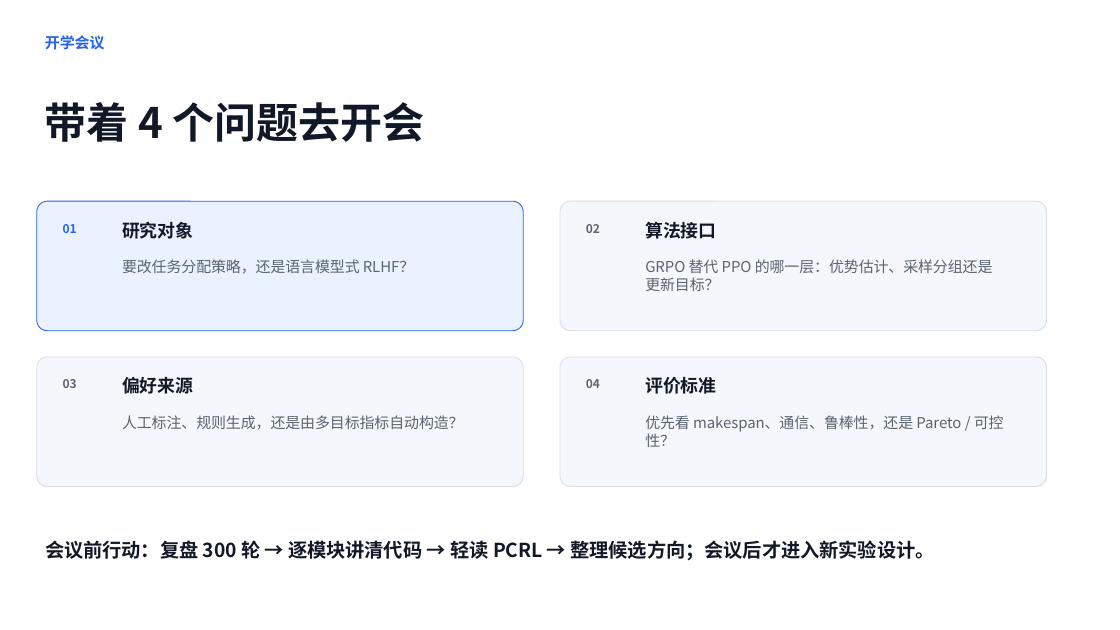
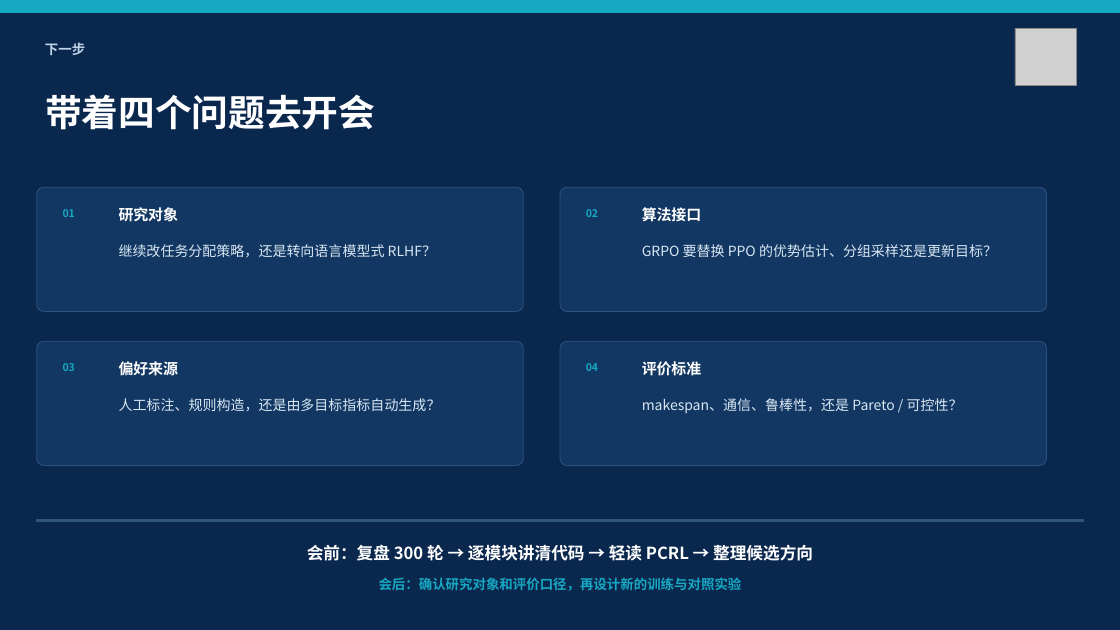
Before and after one commit to Battleplus/GPPO, a slide deck: slide 15 of deliverables/meeting_prep/GPPO_开学汇报_第一篇论文复现与GRPO展望.pptx (slide 13 before the commit). Drawn at 1120x630 pixels with LibreOffice and Linux fonts; fonts in the diff are those of the drawing; grey boxes stand for pictures. Boxes give left, top, right and bottom in pixels: in the first picture for what was removed or moved away, otherwise in the second. Text is boxed around its words. In the diff, an @@ line names an element or a change of style, - is before the commit and + after.

Commit message:
redesign opening report in NEU defense style

```diff
--- a/deliverables/meeting_prep/GPPO_开学汇报_第一篇论文复现与GRPO展望.pptx
+++ b/deliverables/meeting_prep/GPPO_开学汇报_第一篇论文复现与GRPO展望.pptx
@@ background #FFFFFF to #0A274E @@
@@ rectangle added at (0, 0, 1120, 13), fill #17A9C3, outline #17A9C3 0.75 pt @@
@@ picture added at (1015, 29, 1076, 86) @@
@@ text removed at (45, 35, 104, 50) @@
-开学会议
@@ text added at (45, 42, 85, 55), 11.5 pt, text #BFD4E8, bold @@
+下一步
@@ text at (45, 94, 375, 130): text changed; size 36 to 31.5 pt; text colour #111827 to #FFFFFF @@
-带着 4 个问题去开会
+带着四个问题去开会
@@ rounded rectangle: place and size @@
-rounded rectangle at (37, 202, 523, 331)
+rounded rectangle at (37, 187, 523, 312)
@@ rounded rectangle at (37, 187, 523, 312): fill #EAF1FF to #123762; outline #2563EB 0.75 pt to #2B527E 0.75 pt; proportions changed @@
@@ text "01" at (63, 209, 75, 217): size 10.3 to 9 pt, text colour #2563EB to #17A9C3 @@
@@ text "研究对象": place and size @@
-text "研究对象" at (122, 222, 193, 239)
+text "研究对象" at (119, 207, 178, 222)
@@ rounded rectangle: place and size @@
-rounded rectangle at (560, 202, 1047, 331)
+rounded rectangle at (560, 187, 1047, 312)
@@ text "算法接口": place and size @@
-text "算法接口" at (645, 221, 716, 239)
+text "算法接口" at (642, 207, 701, 222)
@@ text at (119, 244, 436, 258): text changed; size 12.8 to 12 pt; text colour #5B6472 to #D8E6F3 @@
-要改任务分配策略，还是语言模型式 RLHF？
+继续改任务分配策略，还是转向语言模型式 RLHF？
@@ text at (642, 244, 997, 257): text changed; size 12.8 to 12 pt; text colour #5B6472 to #D8E6F3 @@
-GRPO 替代 PPO 的哪一层：优势估计、采样分组还是更新目标？
+GRPO 要替换 PPO 的优势估计、分组采样还是更新目标？
@@ rounded rectangle: place and size @@
-rounded rectangle at (37, 357, 523, 486)
+rounded rectangle at (37, 341, 523, 465)
@@ size 15.2 to 12.8 pt, text colour #111827 to #FFFFFF in 4 elements at (642, 207, 701, 222), (119, 207, 178, 222), (642, 361, 701, 376), (119, 361, 178, 376) @@
@@ text "偏好来源": place and size @@
-text "偏好来源" at (122, 377, 193, 394)
+text "偏好来源" at (119, 361, 178, 376)
@@ fill #F4F7FB to #123762; outline #D7DEE8 0.75 pt to #2B527E 0.75 pt; proportions changed in 3 elements at (560, 187, 1047, 312), (37, 341, 523, 465), (560, 341, 1047, 465) @@
@@ rounded rectangle: place and size @@
-rounded rectangle at (560, 357, 1047, 486)
+rounded rectangle at (560, 341, 1047, 465)
@@ 4 texts: place and size @@
-4 texts at (63, 224, 600, 388)
+4 texts at (63, 209, 598, 371)
@@ size 10.3 to 9 pt, text colour #5B6472 to #17A9C3 in 3 elements at (586, 209, 598, 217), (63, 363, 75, 371), (586, 363, 598, 371) @@
@@ text "评价标准": place and size @@
-text "评价标准" at (645, 377, 716, 394)
+text "评价标准" at (642, 361, 701, 376)
@@ text at (119, 398, 441, 411): text changed; size 12.8 to 12 pt; text colour #5B6472 to #D8E6F3 @@
-人工标注、规则生成，还是由多目标指标自动构造？
+人工标注、规则构造，还是由多目标指标自动生成？
@@ text at (642, 398, 963, 413): text changed; size 12.8 to 12 pt; text colour #5B6472 to #D8E6F3 @@
-优先看 makespan、通信、鲁棒性，还是 Pareto / 可控性？
+makespan、通信、鲁棒性，还是 Pareto / 可控性？
@@ rectangle added at (37, 520, 1084, 522), fill #31557D, outline #31557D 0.75 pt @@
@@ text at (307, 545, 813, 561): text changed; size 16.5 to 14.2 pt; text colour #111827 to #FFFFFF @@
-会议前行动：复盘 300 轮 → 逐模块讲清代码 → 轻读 PCRL → 整理候选方向；会议后才进入新实验设计。
+会前：复盘 300 轮 → 逐模块讲清代码 → 轻读 PCRL → 整理候选方向
@@ text added at (379, 577, 742, 591), 11.5 pt, text #17A9C3, bold @@
+会后：确认研究对象和评价口径，再设计新的训练与对照实验
```
Also in this commit, not shown: 7 other slides changed, 7 slides added, 5 slides removed.
